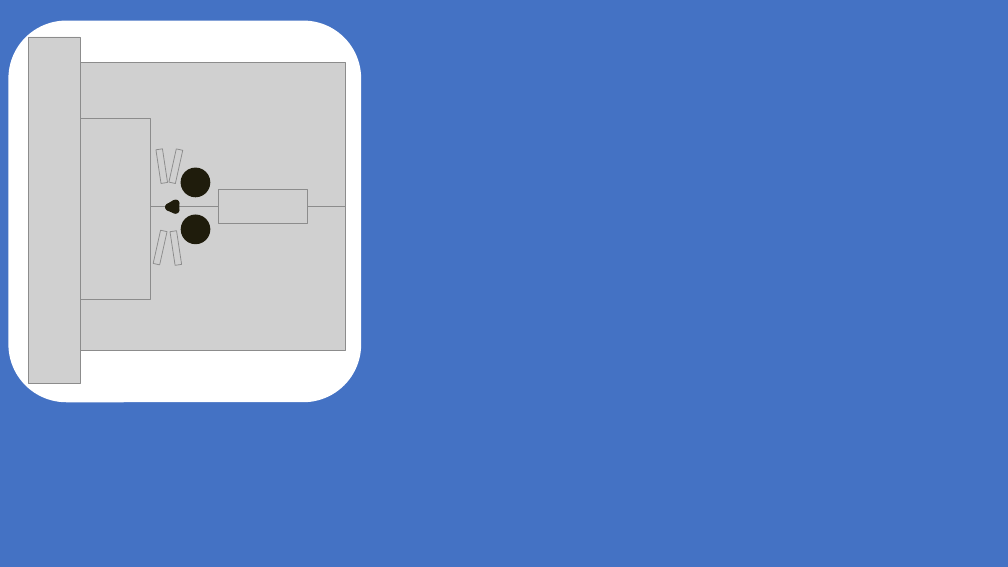
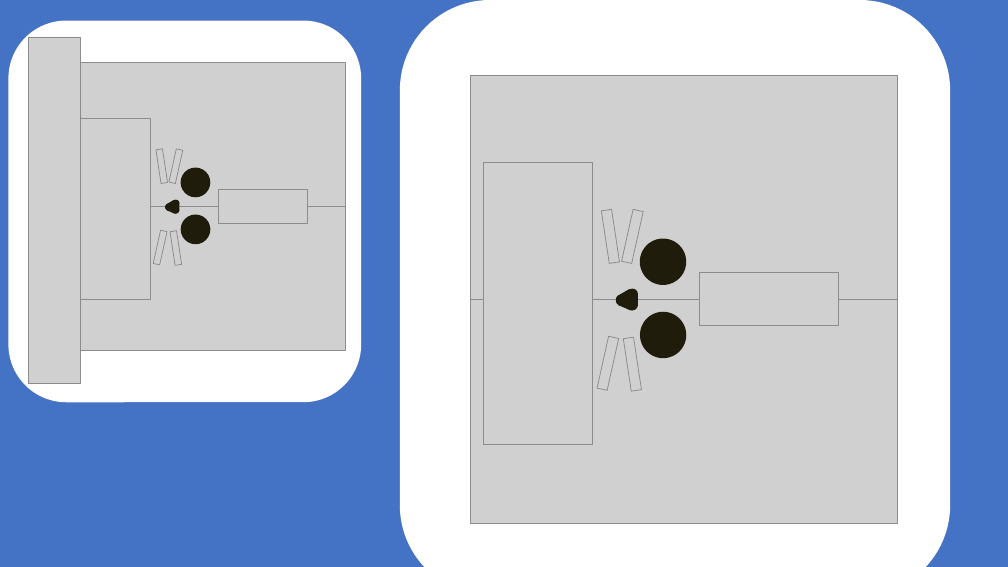
Before and after one commit to deralexsander/web_nekobeans, a slide deck: slide 2 of photos/material editable/material, logo editable.pptx. Drawn at 1008x567 pixels with LibreOffice and Linux fonts; fonts in the diff are those of the drawing; grey boxes stand for pictures. Boxes give left, top, right and bottom in pixels: in the first picture for what was removed or moved away, otherwise in the second. Text is boxed around its words. In the diff, an @@ line names an element or a change of style, - is before the commit and + after.

```diff
--- a/photos/material editable/material, logo editable.pptx
+++ b/photos/material editable/material, logo editable.pptx
@@ rounded rectangle added at (400, 0, 951, 567), fill #FFFFFF @@
@@ group added at (471, 75, 898, 524): 8 pictures, 8 ellipses, 3 rectangles @@
```
Also in this commit, not shown: 16 other files.
